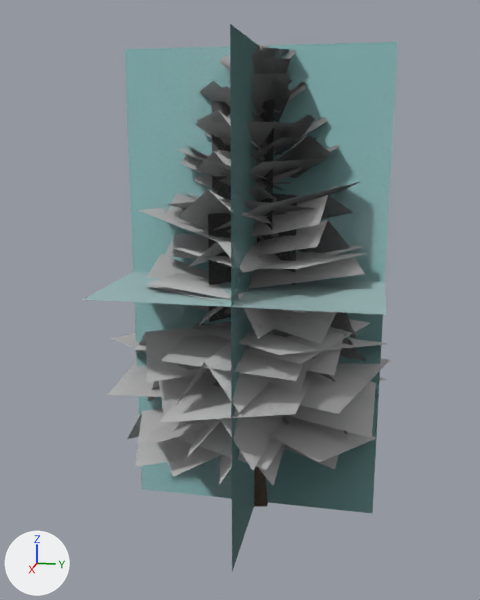
The glTF model data/models/board/vegetation/pine-tall-snow.glb: old version first, new version second.
Rendered twice from a camera (50 mm lens) standing at (41.3, 7.1, 24.8) and looking at (-0.8, -1.3, 14.2). Arrows for +X, +Y and +Z are at lower left; the lights stay in place. The older version comes first. Where no turn or scale is listed for an object, it has been applied to the vertices. Vertices at exactly the same position are counted once.

Objects in the first picture: 'pine-tall-snow-lod0.001', 'pine-tall-snow-lod1.001', 'pine-tall-snow-lod2.001', 'pine-tall-snow-lod3.001'.
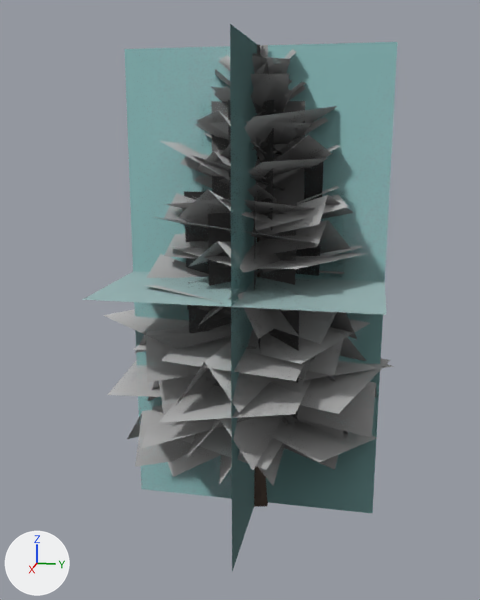
Edits to the bpy script that builds the scene:
```text
Change me_pine_tall_snow_lod0:
    where me_pine_tall_snow_lod0.from_pydata(...)  # 650 vertices, 550 faces; spans x -8.6..8.0, y -8.4..8.0, z 0.0..30.0
    used by ob_pine_tall_snow_lod0_001; location = (0.0, 0.0, 0.0)
    me_pine_tall_snow_lod0 part 1: its shading normals changed
Change me_pine_tall_snow_lod1:
    used by ob_pine_tall_snow_lod1_001; location = (0.0, 0.0, 0.0)
    verts and faces of me_pine_tall_snow_lod1; kept vertices keep their numbers, new ones are numbered from 221
    remove me_pine_tall_snow_lod1.from_pydata(...)  # 221 vertices, 130 faces; spans x -9.6..8.0, y -9.0..8.6, z 0.0..30.0
    add me_pine_tall_snow_lod1.from_pydata(...)  # 237 vertices, 138 faces; spans x -9.6..8.0, y -9.0..8.6, z 0.0..30.0
    me_pine_tall_snow_lod1 part 2
    add verts[221] = (4.8, 1.0, 8.4)  # pixel (259, 418)
    add verts[222] = (-4.0, -0.8, 8.4)
    add verts[223] = (0.8, -3.9, 8.4)
    add verts[224] = (-1.0, -3.2, 16.5)
    add for new, old in zip([*range(225, 229)], [*range(221, 225)]): verts[new] = verts[old] + (0.0, 0.0, 7.6)
    add verts[229] = (-1.0, 4.8, 8.4)
    add verts[230] = (-1.1, 4.9, 16.0)
    add verts[231] = (1.0, 4.0, 16.5)  # pixel (319, 275)
    add verts[232] = (1.0, 4.1, 24.1)  # pixel (323, 148)
    add verts[233] = (-4.0, 1.1, 16.5)
    add verts[234] = (3.2, -0.8, 16.5)  # pixel (234, 279)
    add verts[235] = (-4.1, 1.2, 24.1)
    add verts[236] = (3.1, -0.8, 24.1)
    add faces += [(221, 222, 226), (221, 226, 225), (223, 227, 229), (227, 230, 229), (224, 228, 231), (228, 232, 231)]  # mat_canopy_snow_cutout (its picture is missing)
    add faces += [(233, 234, 236), (233, 236, 235)]  # mat_canopy_snow_cutout (its picture is missing)
    me_pine_tall_snow_lod1 part 3: 60 kept faces spanning x -9.6..7.8, y -8.4..8.6, z 4.7..30.0 get new vertex colours; the middle colour goes from light grey #d4d4d4 to light grey #d9d9d9
Change me_pine_tall_snow_lod2:
    used by ob_pine_tall_snow_lod2_001; location = (0.0, 0.0, 0.0)
    remove me_pine_tall_snow_lod2.from_pydata(...)  # 89 vertices, 54 faces; spans x -9.8..7.9, y -10.3..8.5, z 0.0..30.0
    add me_pine_tall_snow_lod2.from_pydata(...)  # 93 vertices, 56 faces; spans x -10.2..8.0, y -10.5..8.9, z 0.0..30.0
    me_pine_tall_snow_lod2 part 4: the loose piece of 4 vertices spanning x -5.3..6.8, y -7.9..2.0, z 5.8..9.2 is rebuilt with 4 vertices and now spans x -6.4..7.9, y -8.4..2.3, z 6.0..9.5
    me_pine_tall_snow_lod2 part 5: the loose piece of 4 vertices spanning x -3.1..6.6, y -2.7..6.4, z 19.1..22.2 is rebuilt with 4 vertices and now spans x -5.0..4.0, y -1.3..5.7, z 19.5..22.1
    me_pine_tall_snow_lod2 part 6: the loose piece of 4 vertices spanning x -2.9..3.6, y -4.8..0.6, z 21.7..24.3 is rebuilt with 4 vertices and now spans x -4.5..3.9, y -5.3..0.5, z 21.7..24.5
    me_pine_tall_snow_lod2 part 7: the loose piece of 4 vertices spanning x -2.4..3.7, y -1.4..4.1, z 23.1..24.7 is rebuilt with 4 vertices and now spans x -2.6..5.1, y -2.2..4.8, z 23.3..26.5
    me_pine_tall_snow_lod2 part 8: the loose piece of 4 vertices spanning x -1.2..2.0, y -0.9..2.0, z 27.8..29.7 is rebuilt with 4 vertices and now spans x -1.5..2.1, y -0.9..2.1, z 27.5..28.9
    me_pine_tall_snow_lod2 part 9: 7 loose pieces with 28 vertices, spanning x -9.8..5.3, y -10.3..8.5, z 9.3..30.0, are deleted
    me_pine_tall_snow_lod2 part 10: 24 vertices removed from x -7.4..7.9, y -6.7..8.4, z 12.0..28.0; 56 vertices added at x -10.2..8.0, y -10.5..8.9, z 8.4..30.0
    other edits to the shape of me_pine_tall_snow_lod2 do not show in these pictures
```

Location of each change, [x1, y1, x2, y2] in pixels of the pictures (480 x 600 px):
'pine-tall-snow-lod0.001', shading changed
    both: [128, 44, 376, 486]
'pine-tall-snow-lod2.001', reshaped
    before: [111, 47, 386, 491]
    after: [103, 45, 394, 491]
part 2 of me_pine_tall_snow_lod1, added
    after: [196, 148, 324, 396]
part 3 of me_pine_tall_snow_lod1, recoloured
    both: [149, 45, 389, 477]
part 4 of me_pine_tall_snow_lod2, rebuilt (6% wider)
    before: [146, 396, 273, 446]
    after: [141, 396, 276, 449]
part 5 of me_pine_tall_snow_lod2, rebuilt
    before: [212, 182, 360, 231]
    after: [253, 193, 348, 231]
part 6 of me_pine_tall_snow_lod2, rebuilt
    before: [186, 145, 260, 184]
    after: [160, 141, 239, 183]
part 7 of me_pine_tall_snow_lod2, rebuilt
    before: [250, 137, 319, 161]
    after: [215, 106, 337, 162]
part 8 of me_pine_tall_snow_lod2, rebuilt (mostly hidden)
    before: [259, 47, 290, 68]
    after: [255, 62, 280, 74]
part 9 of me_pine_tall_snow_lod2, deleted (mostly hidden)
    before: [111, 70, 386, 382]
part 10 of me_pine_tall_snow_lod2, reshaped
    before: [138, 81, 386, 355]
    after: [103, 45, 394, 420]
